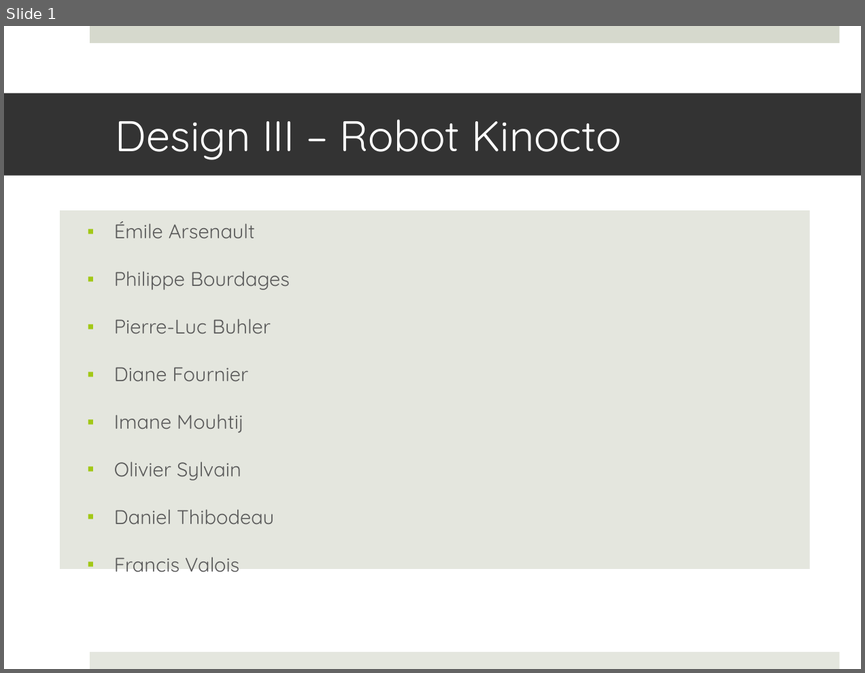
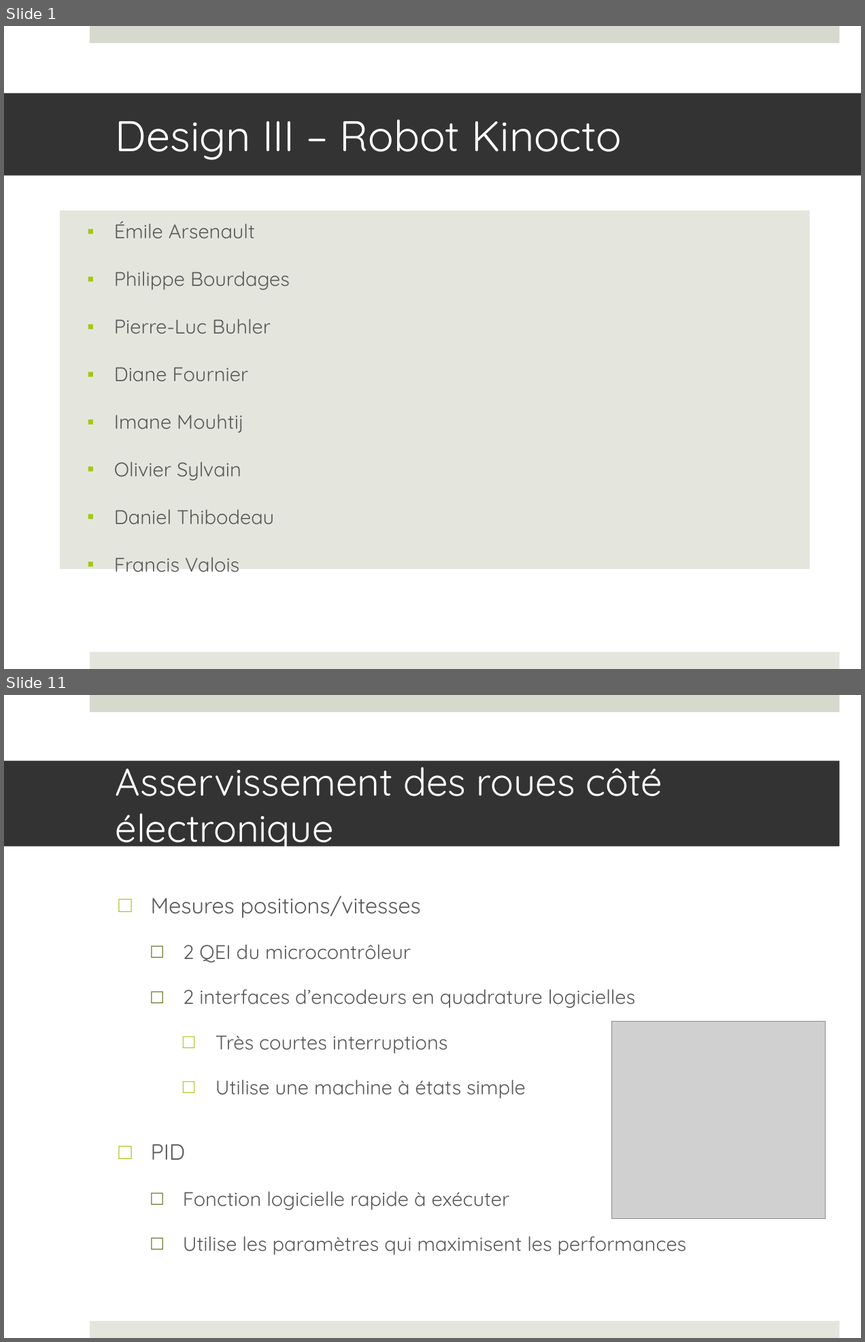
Before and after one commit to francisvalois/design3, a slide deck: reports/presentation/kinocto.pptx. Shown one above the other, each under a label of ours: slide 1 before the commit, slides 1 and 11 after it; the slides between them are not shown. The pictures are 865x673 and 865x1342 pixels, drawn with LibreOffice and Linux fonts; fonts in the diff are those of the drawing; grey boxes stand for pictures. Boxes give left, top, right and bottom in pixels: in the first picture for what was removed or moved away, otherwise in the second. Text is boxed around its words. In the diff, an @@ line names an element or a change of style, - is before the commit and + after.

```diff
--- a/reports/presentation/kinocto.pptx
+++ b/reports/presentation/kinocto.pptx
@@ slide 11 added at [4, 695, 861, 1338], background #FFFFFF; not listed: 2 template elements that a slide beside it also shows @@
@@ title added at [4, 761, 839, 847], fill #333333, 32.4 pt, text #FFFFFF @@
+Asservissement des roues côté électronique
@@ text added at [151, 896, 687, 1255], 16.6 pt, text #595959 @@
+□ Mesures positions/vitesses
+  □ 2 QEI du microcontrôleur
+  □ 2 interfaces d’encodeurs en quadrature logicielles
+    □ Très courtes interruptions
+    □ Utilise une machine à états simple
+□ PID
+  □ Fonction logicielle rapide à exécuter
+  □ Utilise les paramètres qui maximisent les performances
@@ picture added at [611, 1021, 825, 1218] @@
```
Also in this commit, not shown: 3 slides changed, 25 other slides added, 4 slides removed, 3 other files.
